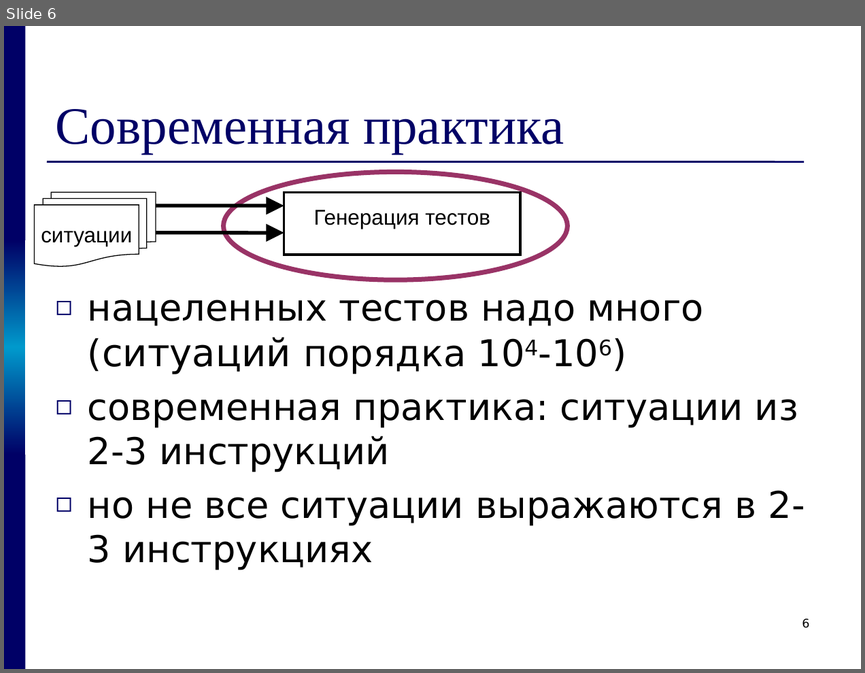
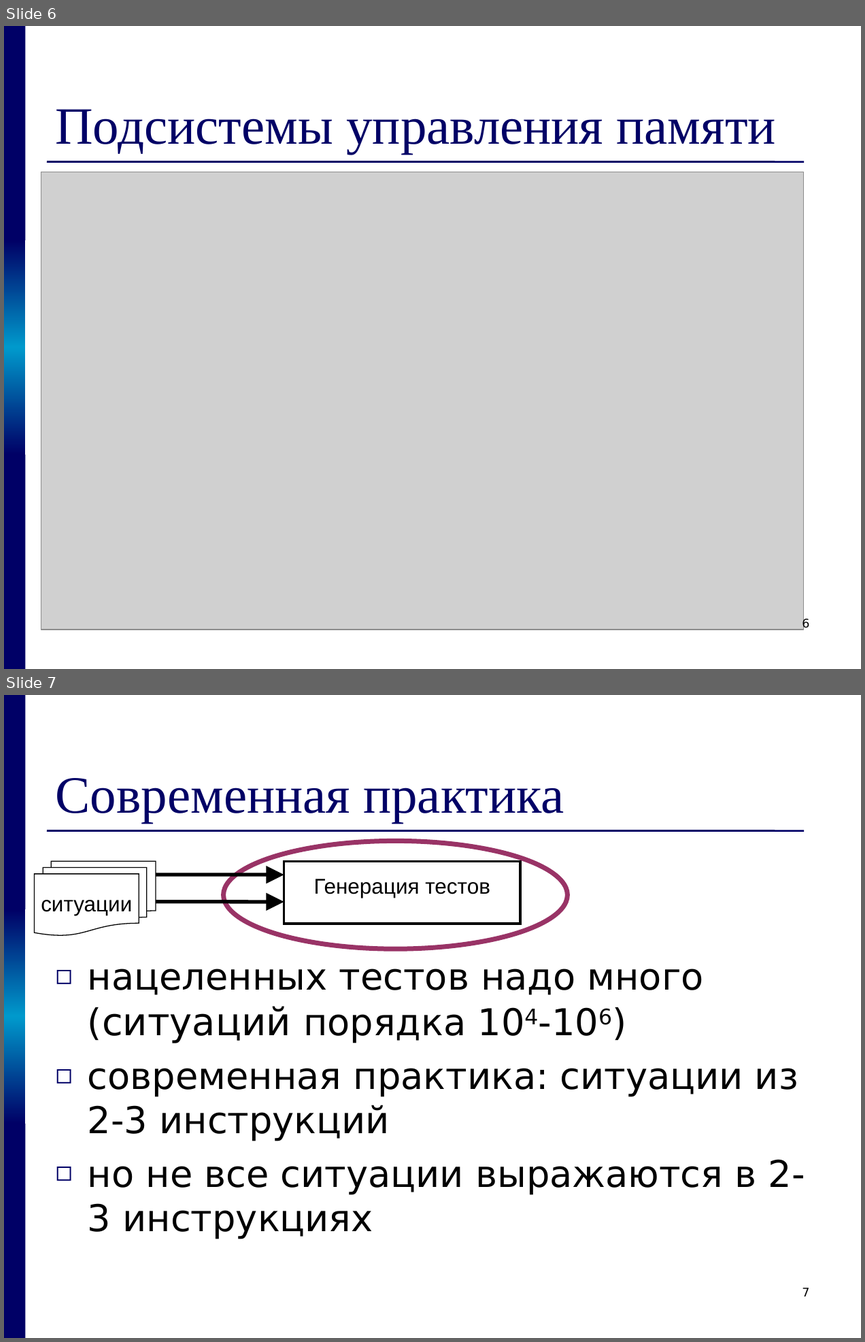
Before and after one commit to kornevgen/tesla-project, a slide deck: papers/THESIS/talks/pred/prethesis8.ppt. Shown one above the other, each under a label of ours: slide 6 before the commit, slides 6 and 7 after it. The pictures are 865x673 and 865x1342 pixels, drawn with LibreOffice and Linux fonts; fonts in the diff are those of the drawing; grey boxes stand for pictures. Boxes give left, top, right and bottom in pixels: in the first picture for what was removed or moved away, otherwise in the second. Text is boxed around its words. In the diff, an @@ line names an element or a change of style, - is before the commit and + after.

```diff
--- a/papers/THESIS/talks/pred/prethesis8.ppt
+++ b/papers/THESIS/talks/pred/prethesis8.ppt
@@ slide 6 added at (4, 26, 861, 669), background #FFFFFF; not listed: 4 template elements that a slide beside it also shows @@
@@ title added at (55, 109, 776, 154), 44 pt, text #000066 @@
+Подсистемы управления памяти
@@ picture added at (41, 172, 804, 629) @@
@@ page number added at (802, 618, 809, 631), 10 pt, text #000000 @@
+6
@@ what was slide 6 is now slide 7 @@
@@ page number at (802, 1287, 809, 1296): text changed @@
-6
+7
```
Also in this commit, not shown: 4 slides changed.
